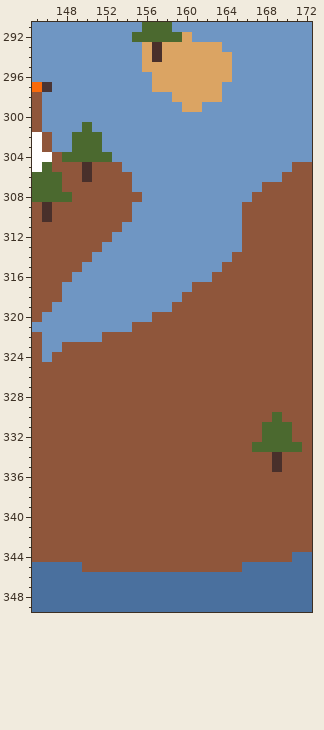
A pixel-art file gets an edit: Assets/Aseprite/map.ase. Above is the file before it was changed.
250x445 pixels, 1 frame. Colours within 5 levels of each other are drawn and written as one. Shown: x 145..172, y 291..349. The commit also changed other parts of the picture, which this record leaves out.
After:
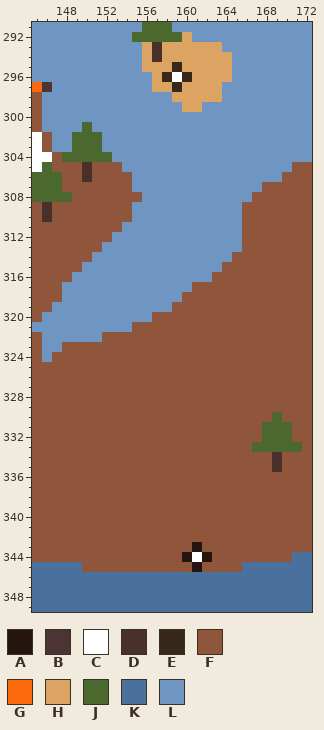
Palette (. is transparent): A #24160f  B #4a3534  C #ffffff  D #49302b  E #372919  F #8f563b  G #fa6a0a  H #dba463  J #4b692f  K #4a709e  L #6f96c3
The edit:
Layer "sites":
The edit turns colour F into colour A in row 343 at x 161; in row 344 at x 160 and 162; in row 345 at x 161.
The edit turns colour F into colour C in row 344 at x 161.
The edit turns colour H into colour C in row 296 at x 159.
The edit turns colour H into colour E in row 295 at x 159; in row 296 at x 158 and 160; in row 297 at x 159.
Changed places in both pictures, as pixel boxes (x1, y1, x2, y2):
changed: (162, 62, 192, 92)
changed: (182, 542, 212, 572)
